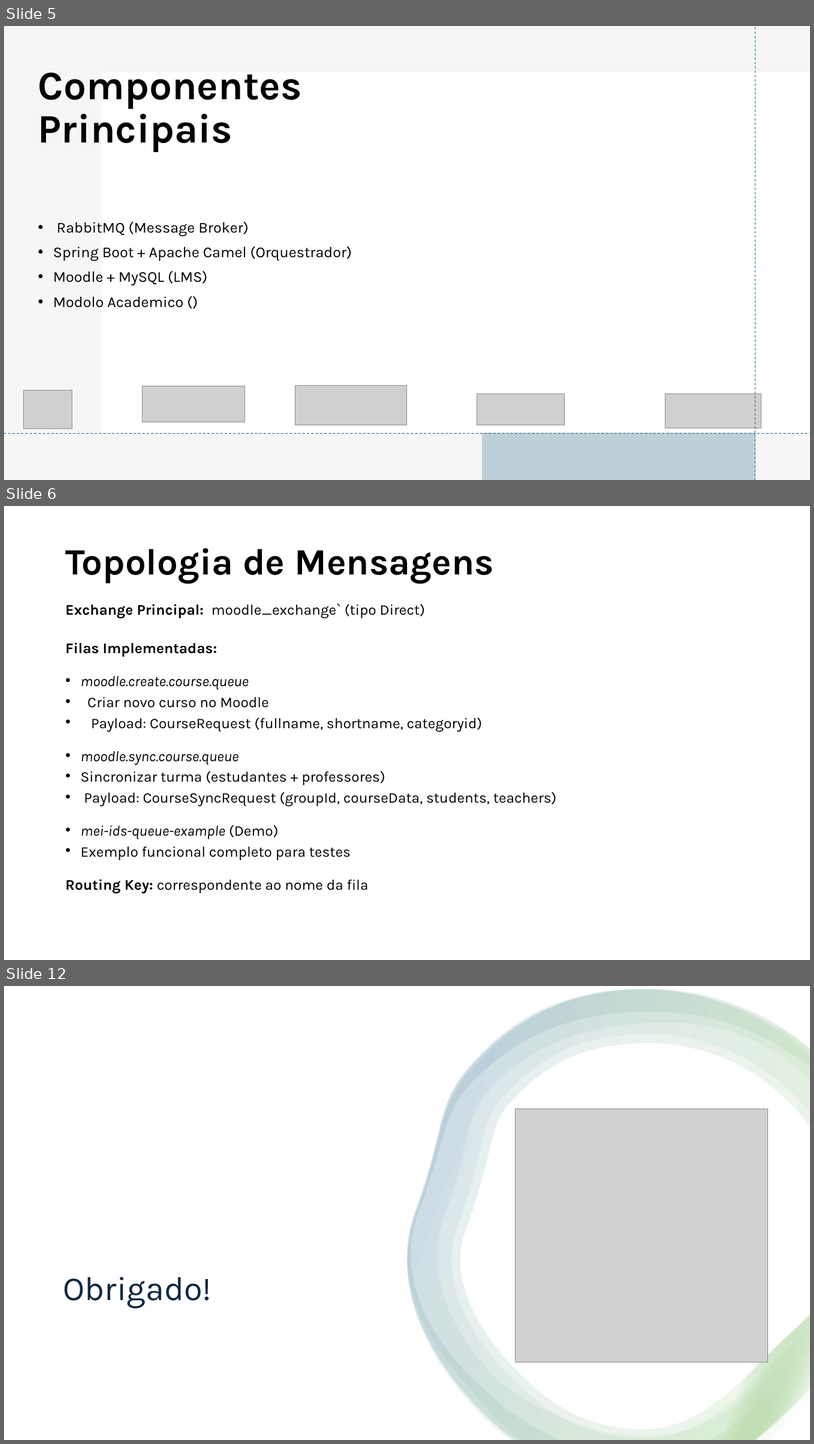
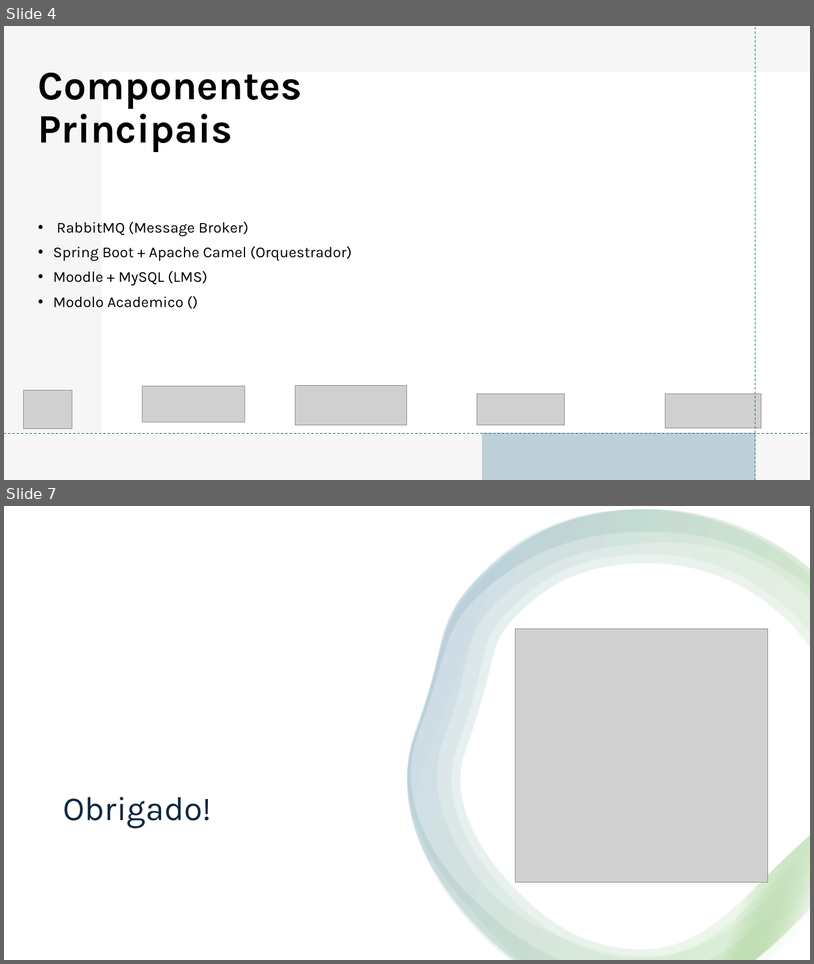
Before and after one commit to tinunr/mei-ids, a slide deck: Apresentação.pptx. Shown one above the other, each under a label of ours: slides 5, 6 and 12 before the commit, slides 4 and 7 after it; the slides between them are not shown. The pictures are 814x1444 and 814x964 pixels, drawn with LibreOffice and Linux fonts; fonts in the diff are those of the drawing; grey boxes stand for pictures. Boxes give left, top, right and bottom in pixels: in the first picture for what was removed or moved away, otherwise in the second. Text is boxed around its words. In the diff, an @@ line names an element or a change of style, - is before the commit and + after.

```diff
--- a/Apresentação.pptx
+++ b/Apresentação.pptx
@@ slide 6 removed at (4, 506, 810, 960), background #FFFFFF @@
@@ title removed at (65, 548, 494, 583) @@
-Topologia de Mensagens
@@ text removed at (65, 603, 557, 893) @@
-Exchange Principal: moodle_exchange` (tipo Direct)
-Filas Implementadas:
-• moodle.create.course.queue
-• Criar novo curso no Moodle
-• Payload: CourseRequest (fullname, shortname, categoryid)
-• moodle.sync.course.queue
-• Sincronizar turma (estudantes + professores)
-• Payload: CourseSyncRequest (groupId, courseData, students, teachers)
-• mei-ids-queue-example (Demo)
-• Exemplo funcional completo para testes
-Routing Key: correspondente ao nome da fila
@@ what was slide 5 is now slide 4 @@
@@ what was slide 12 is now slide 7 @@
```
Also in this commit, not shown: 1 slide changed, 1 slide added, 5 other slides removed, 3 other files.
